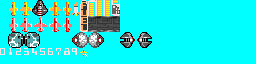
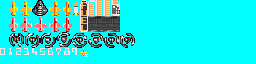
Before/after of a 256 x 64 layered artwork. What changed in the layer stack:
painted on "Foreground" over [8, 32, 152, 48]
